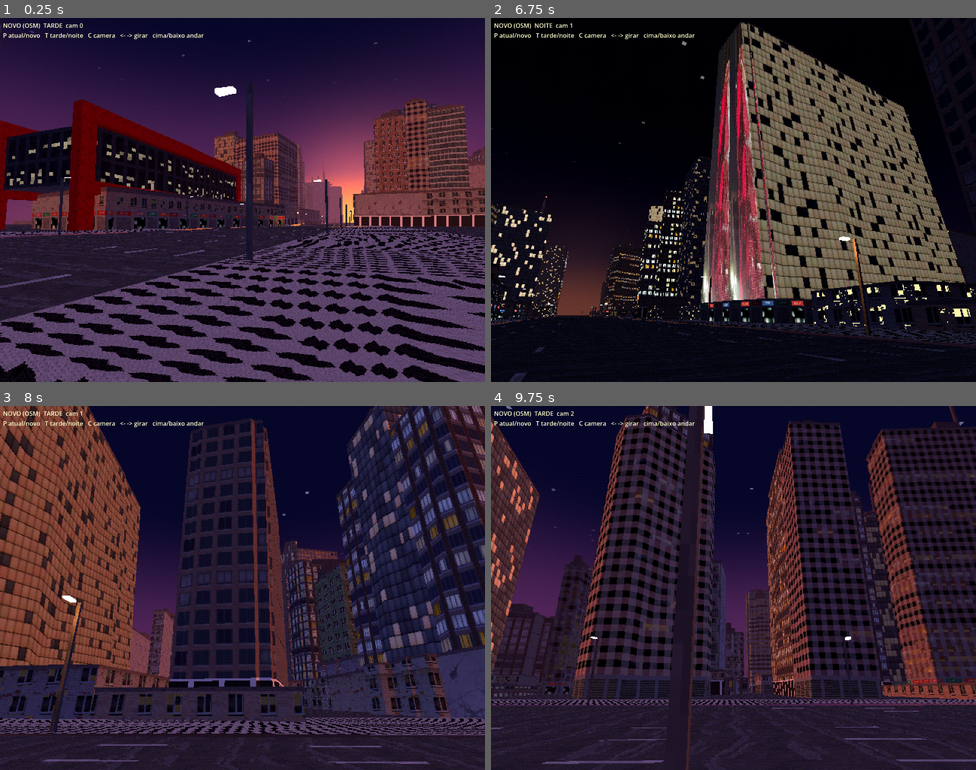
Above: before the commit, frames 1-4 (two rows, left to right).
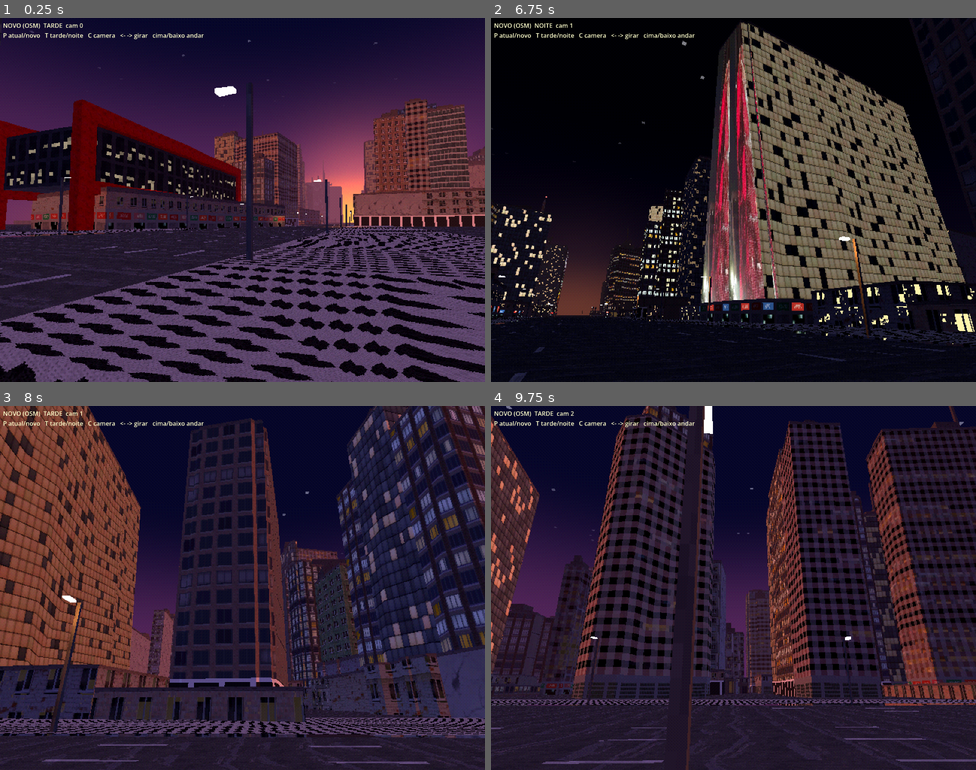
Above: after the commit, the same moments.

Repository: muricristino/walking-simulator-paulista
Game: Godot game, scene res://lab/buildings.tscn
Same seed, same stepped clock (60 frames per second), same inputs: the game is played once before the commit and once after it. This scene is started directly instead of the project's main scene.
Inputs (mouse positions are in pixels of both pictures, inside the frame that each line leads up to):
- Up to frame 1 (0.25 s): no input
- Up to frame 2 (6.75 s): tap Enter at 0.5 s; move the mouse to (840, 181) at 0.52 s; hold Right (ui_right) 0.53-1.28 s; tap P at 0.6, 6.6 s; click (840, 181) at 0.67 s; tap Space at 0.77, 1.52, 3.02, 3.77, 4.52, 6.02 s; move the mouse to (636, 218) at 1.27 s; hold Down (ui_down) 1.28-2.03 s; tap T at 1.35 s; move the mouse to (782, 119) at 2.02 s; hold Right (ui_right) 2.03-2.78 s; tap C at 2.1 s; move the mouse to (709, 272) at 2.77 s; hold Up (ui_up) 2.78-3.53 s; tap Z at 2.85 s; click (709, 272) at 2.92 s; move the mouse to (879, 254) at 3.52 s; hold Left (ui_left) 3.53-5.03 s; tap X at 3.6 s; move the mouse to (588, 145) at 4.27 s; tap R at 4.35 s; move the mouse to (757, 200) at 5.02 s; hold Down (ui_down) 5.03-5.78 s; tap E at 5.1 s; click (757, 200) at 5.17 s; move the mouse to (660, 109) at 5.77 s; hold Right (ui_right) 5.78-6.53 s; tap Shift at 5.85 s; move the mouse to (840, 181) at 6.52 s; hold Up (ui_up) from 6.53 s (still down)
- Up to frame 3 (8 s): tap Space at 6.77, 7.52 s; move the mouse to (145, 606) at 7.27 s; release Up (ui_up) at 7.28 s; hold Right (ui_right) from 7.28 s (still down); tap T at 7.35 s; click (145, 606) at 7.42 s
- Up to frame 4 (9.75 s): move the mouse to (782, 507) at 8.02 s; release Right (ui_right) at 8.03 s; hold Down (ui_down) 8.03-8.78 s; tap C at 8.1 s; move the mouse to (709, 660) at 8.77 s; hold Left (ui_left) 8.78-9.53 s; tap Z at 8.85 s; tap Space at 9.02 s; move the mouse to (879, 642) at 9.52 s; hold Up (ui_up) from 9.53 s (still down); tap X at 9.6 s; click (879, 642) at 9.67 s

The runs differ from the first frame. In frame 1, 0.8% of the frame differs, in the area x 6-100%, y 52-60%; in frame 2, 1.6%; in frame 3, 3.2%, in the area x 0-100%, y 69-92%; in frame 4, 1.3%.

Commit message:
feat: let osm buildings sit on terrain and skip street corridors

Diff:
--- a/scripts/osm_city.gd
+++ b/scripts/osm_city.gd
@@ -16,6 +16,8 @@
 var faces := PackedVector3Array()
 var zrange := Vector2(-INF, INF)
 var gaps := []
+var yoff := 0.0
+var corridors := []
 
 
 func _init() -> void:
@@ -73,7 +75,10 @@
 
 
 func build(path: String) -> Node3D:
-	var data: Dictionary = JSON.parse_string(FileAccess.get_file_as_string(path))
+	return build_data(JSON.parse_string(FileAccess.get_file_as_string(path)))
+
+
+func build_data(data: Dictionary) -> Node3D:
 	tools.clear()
 	faces = PackedVector3Array()
 	for b in data.buildings:
@@ -101,6 +106,17 @@
 
 
 func _keep(b: Dictionary) -> bool:
+	for c in corridors:
+		var pts: Array = c[0]
+		var hw: float = c[1]
+		for p in b.p:
+			var q := Vector2(p[0], p[1])
+			for k in pts.size() - 1:
+				var a: Vector2 = pts[k]
+				var ab: Vector2 = pts[k + 1] - a
+				var t := clampf((q - a).dot(ab) / maxf(ab.length_squared(), 0.001), 0.0, 1.0)
+				if q.distance_to(a + ab * t) < hw:
+					return false
 	for p in b.p:
 		if p[1] < zrange.x or p[1] > zrange.y:
 			return false
@@ -116,6 +132,7 @@
 
 
 func _building(b: Dictionary) -> void:
+	yoff = b.get("y", 0.0)
 	var seed: int = b.seed
 	rng.seed = seed
 	var h: float = b.h
@@ -167,9 +184,9 @@
 			side_style = style if faces_avenue else body
 		elif kind != "tower" and not faces_avenue and len > 7.0 and (seed + i) % 5 < 3:
 			side_style = empena
-		var A := Vector3(a.x, 0, a.y)
-		var C := Vector3(c.x, 0, c.y)
-		var hc := minf(h, 8.0)
+		var A := Vector3(a.x, yoff - 2.0, a.y)
+		var C := Vector3(c.x, yoff - 2.0, c.y)
+		var hc := minf(h, 8.0) + 2.0
 		faces.append_array([A, C, C + Vector3(0, hc, 0), A, C + Vector3(0, hc, 0), A + Vector3(0, hc, 0)])
 		var y0 := GROUND if has_ground else 0.0
 		var y1 := h - parapet
@@ -194,10 +211,11 @@
 
 func _wall(key: String, a0: Vector2, c0: Vector2, a1: Vector2, c1: Vector2, y0: float, y1: float, n: Vector3, u: float, len: float, tile: Vector2, col: Color, photo: bool) -> void:
 	var st := _st(key)
-	var A0 := Vector3(a0.x, y0, a0.y)
-	var C0 := Vector3(c0.x, y0, c0.y)
-	var A1 := Vector3(a1.x, y1, a1.y)
-	var C1 := Vector3(c1.x, y1, c1.y)
+	var y0b := y0 + yoff - (3.0 if y0 == 0.0 else 0.0)
+	var A0 := Vector3(a0.x, y0b, a0.y)
+	var C0 := Vector3(c0.x, y0b, c0.y)
+	var A1 := Vector3(a1.x, y1 + yoff, a1.y)
+	var C1 := Vector3(c1.x, y1 + yoff, c1.y)
 	var nn := (C0 - A0).cross(A1 - A0).normalized()
 	if nn.dot(n) < 0.0:
 		nn = -nn
@@ -227,7 +245,7 @@
 		st.set_color(Color(0.9, 0.9, 0.9, 0))
 		st.set_normal(Vector3.UP)
 		st.set_uv(p / 8.0)
-		st.add_vertex(Vector3(p.x, h - 0.6, p.y))
+		st.add_vertex(Vector3(p.x, h - 0.6 + yoff, p.y))
 	if h < 15.0 or b.style == "fiesp":
 		return
 	var mn := Vector2(INF, INF)
@@ -261,4 +279,4 @@
 		st.set_color(Color(0.8, 0.8, 0.8, 0))
 		st.set_normal(Vector3.UP)
 		st.set_uv(q / 4.0)
-		st.add_vertex(Vector3(q.x, y + hh, q.y))
+		st.add_vertex(Vector3(q.x, y + hh + yoff, q.y))
